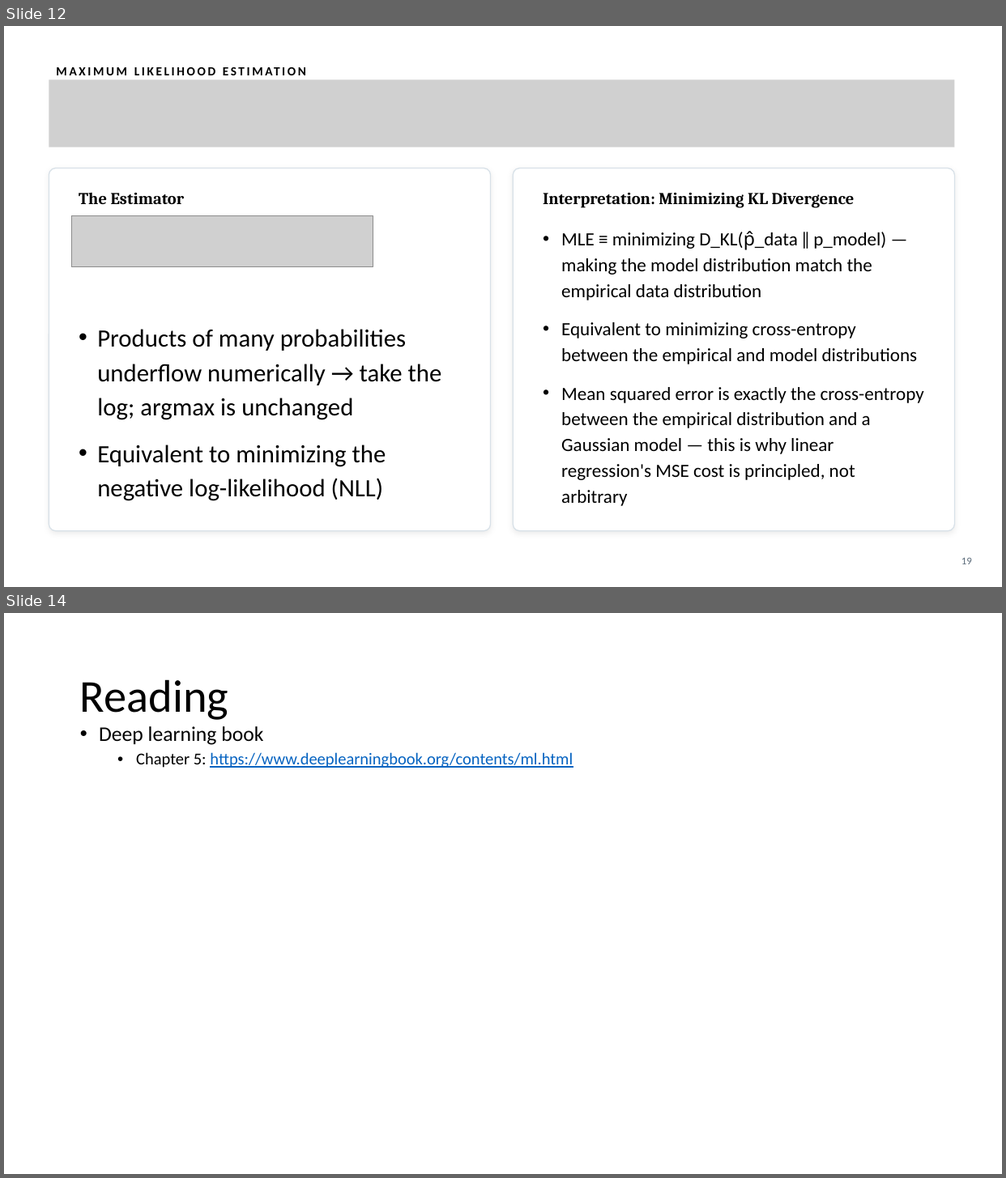
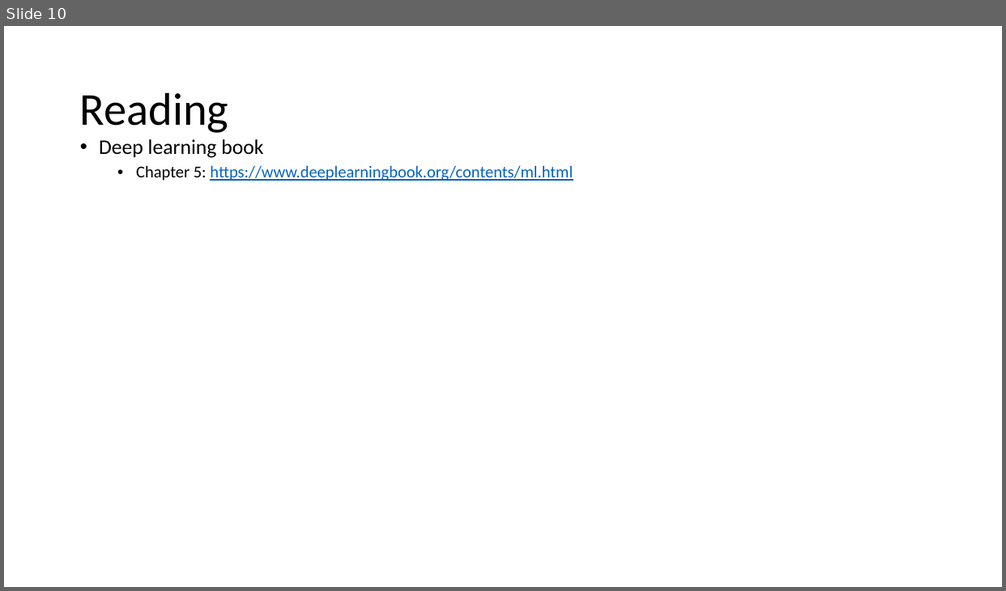
Before and after one commit to zahidcseku/cv-course-2026, a slide deck: Lecture5.pptx. Shown one above the other, each under a label of ours: slides 12 and 14 before the commit, slide 10 after it; the slides between them are not shown. The pictures are 1006x1178 and 1006x591 pixels, drawn with LibreOffice and Linux fonts; fonts in the diff are those of the drawing; grey boxes stand for pictures. Boxes give left, top, right and bottom in pixels: in the first picture for what was removed or moved away, otherwise in the second. Text is boxed around its words. In the diff, an @@ line names an element or a change of style, - is before the commit and + after.

```diff
--- a/Lecture5.pptx
+++ b/Lecture5.pptx
@@ slide 12 removed at <box>4,26,1002,587</box>, background #FFFFFF @@
@@ text removed at <box>49,58,648,84</box> @@
-MAXIMUM LIKELIHOOD ESTIMATION
@@ picture removed at <box>49,80,955,148</box> @@
@@ rounded rectangle removed at <box>49,169,491,531</box> @@
@@ rounded rectangle removed at <box>513,169,955,531</box> @@
@@ text removed at <box>79,192,185,204</box> @@
-The Estimator
@@ text removed at <box>543,192,854,208</box> @@
-Interpretation: Minimizing KL Divergence
@@ picture removed at <box>71,216,373,267</box> @@
@@ text removed at <box>561,231,924,506</box> @@
-• MLE ≡ minimizing D_KL(p̂_data ‖ p_model) — making the model distribution match the empirical data distribution
-• Equivalent to minimizing cross-entropy between the empirical and model distributions
-• Mean squared error is exactly the cross-entropy between the empirical distribution and a Gaussian model — this is why linear regression's MSE cost is principled, not arbitrary
@@ text removed at <box>97,329,442,501</box> @@
-• Products of many probabilities underflow numerically → take the log; argmax is unchanged
-• Equivalent to minimizing the negative log-likelihood (NLL)
@@ text removed at <box>961,557,972,565</box> @@
-19
@@ what was slide 14 is now slide 10 @@
```
Also in this commit, not shown: 3 other slides removed.
